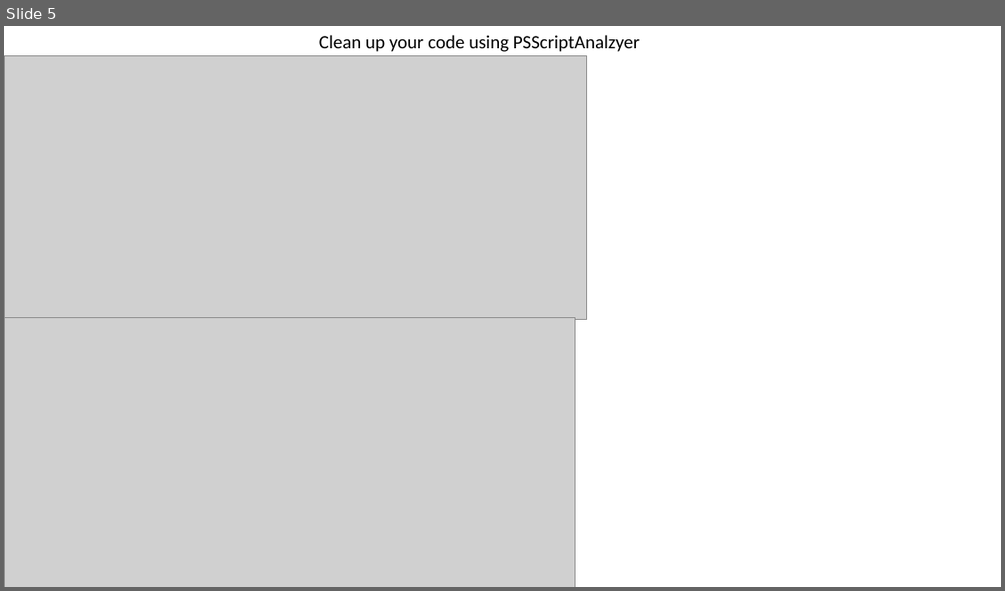
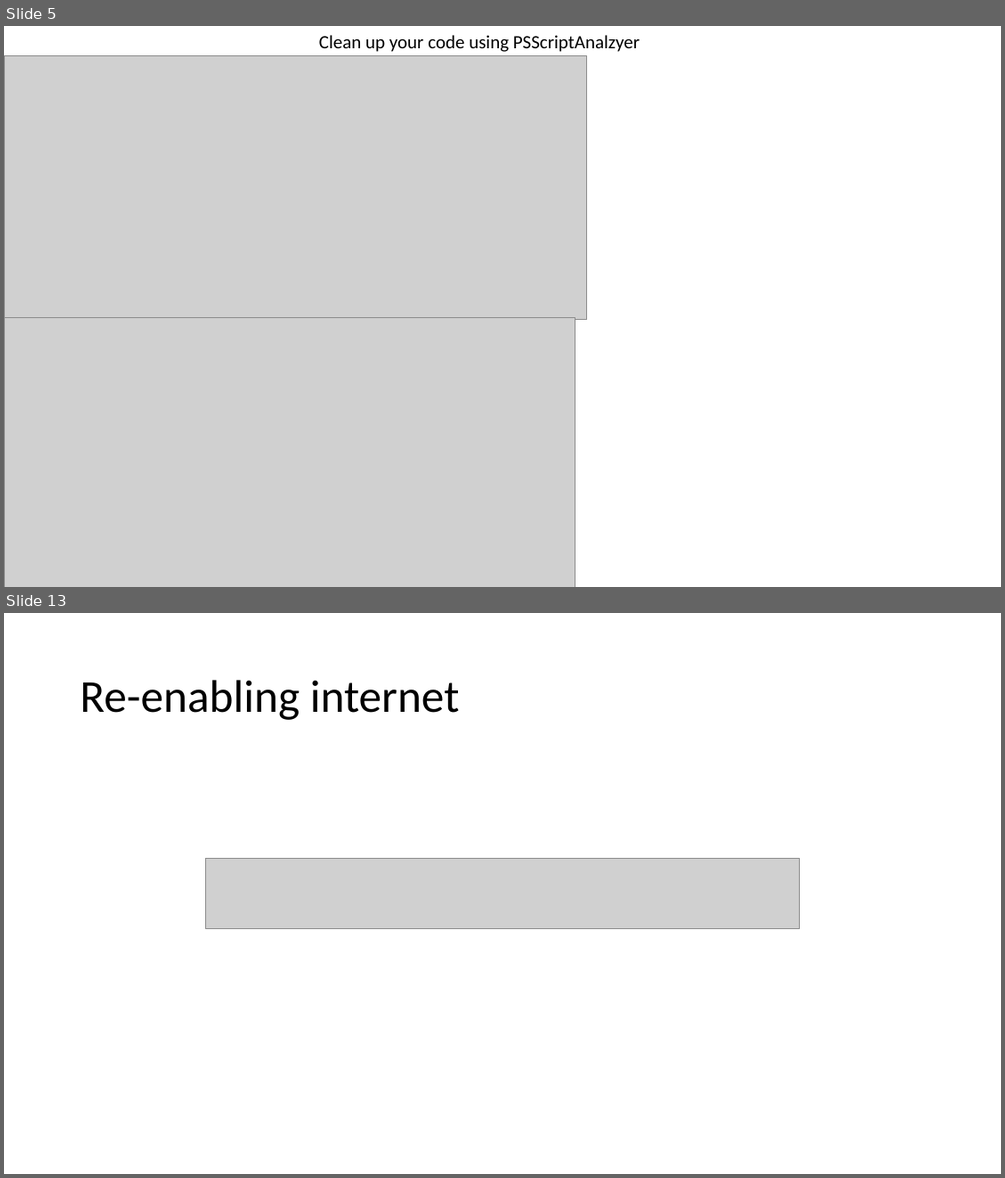
Before and after one commit to CHROME-PLATED-METRO-WOLF/Coit11241-peer-programming, a slide deck: evidence.pptx. Shown one above the other, each under a label of ours: slide 5 before the commit, slides 5 and 13 after it; the slides between them are not shown. The pictures are 1005x591 and 1005x1178 pixels, drawn with LibreOffice and Linux fonts; fonts in the diff are those of the drawing; grey boxes stand for pictures. Boxes give left, top, right and bottom in pixels: in the first picture for what was removed or moved away, otherwise in the second. Text is boxed around its words. In the diff, an @@ line names an element or a change of style, - is before the commit and + after.

```diff
--- a/evidence.pptx
+++ b/evidence.pptx
@@ slide 13 added at (4, 613, 1001, 1174), background #FFFFFF @@
@@ title added at (80, 680, 460, 720), 44 pt, text #000000 @@
+Re-enabling internet
@@ picture added at (206, 859, 799, 929) @@
```
Also in this commit, not shown: 1 slide changed, 7 other slides added, 2 other files.
